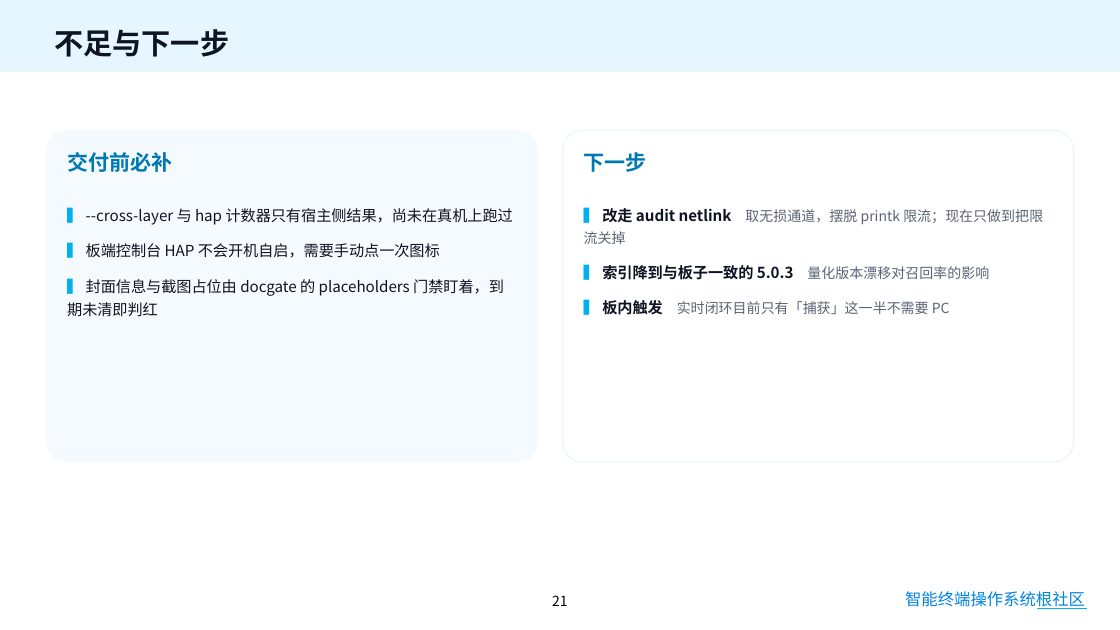
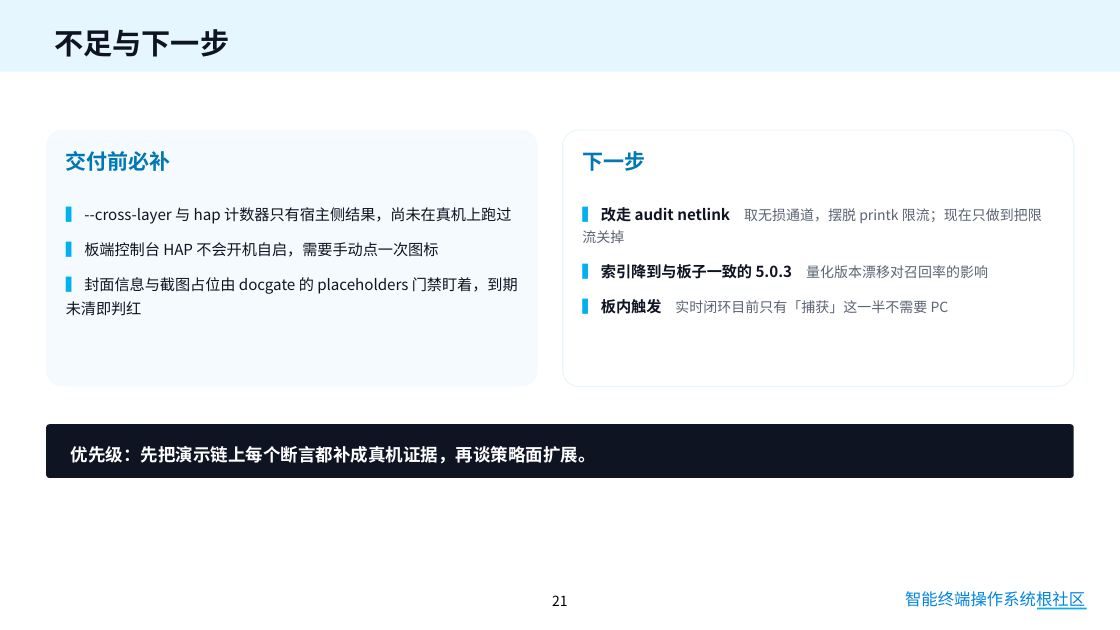
Before and after one commit to asymecat/policy_loop, a slide deck: slide 21 of docs/policy_loop-答辩.pptx. Drawn at 1120x630 pixels with LibreOffice and Linux fonts; fonts in the diff are those of the drawing; background and template pictures are left out. Boxes give left, top, right and bottom in pixels: in the first picture for what was removed or moved away, otherwise in the second. Text is boxed around its words. In the diff, an @@ line names an element or a change of style, - is before the commit and + after.

```diff
--- a/docs/policy_loop-答辩.pptx
+++ b/docs/policy_loop-答辩.pptx
@@ rounded rectangle "交付前必补": place and size @@
-rounded rectangle "交付前必补" at [46,130,538,462]
+rounded rectangle "交付前必补" at [46,130,538,386]
@@ rounded rectangle "下一步": place and size @@
-rounded rectangle "下一步" at [563,130,1074,462]
+rounded rectangle "下一步" at [563,130,1074,386]
@@ rounded rectangle added at [46,424,1074,478], fill #0F1423, 15 pt, text #FFFFFF, bold @@
+优先级：先把演示链上每个断言都补成真机证据，再谈策略面扩展。
@@ text "智能终端操作系统根社区" at [905,591,1085,610]: text colour gradient #0284E2 to #00B050 to #0284E2 @@
```
Also in this commit, not shown: 20 other slides changed, 1 other file.
